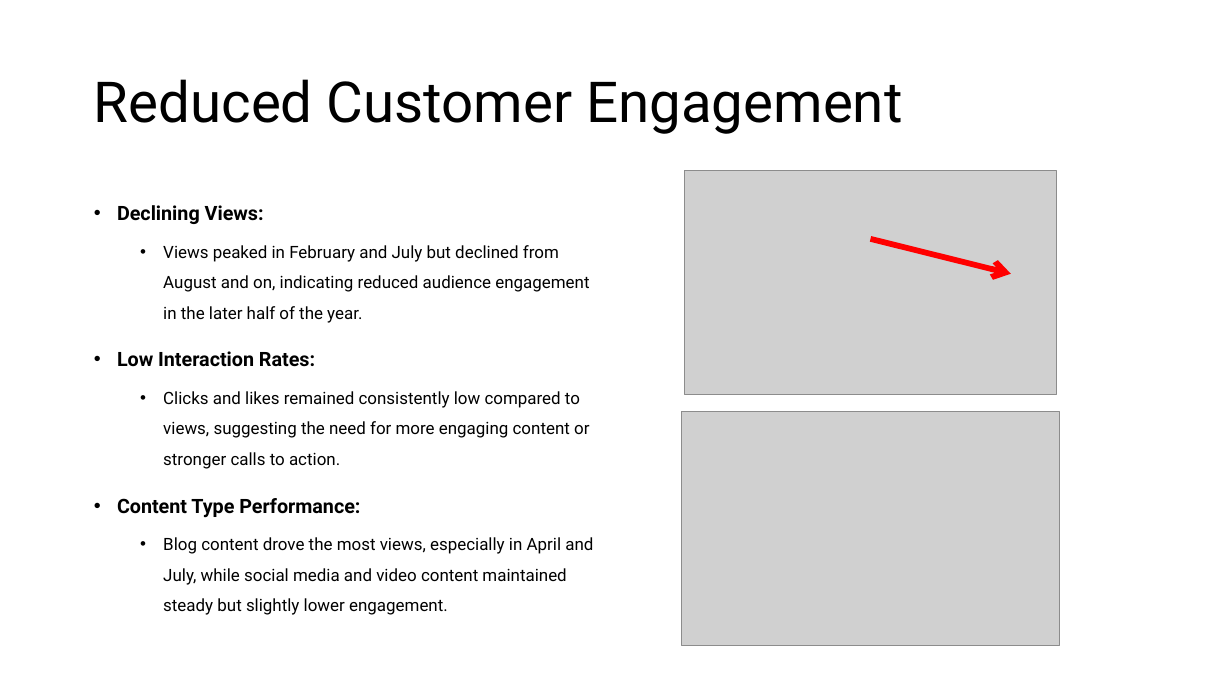
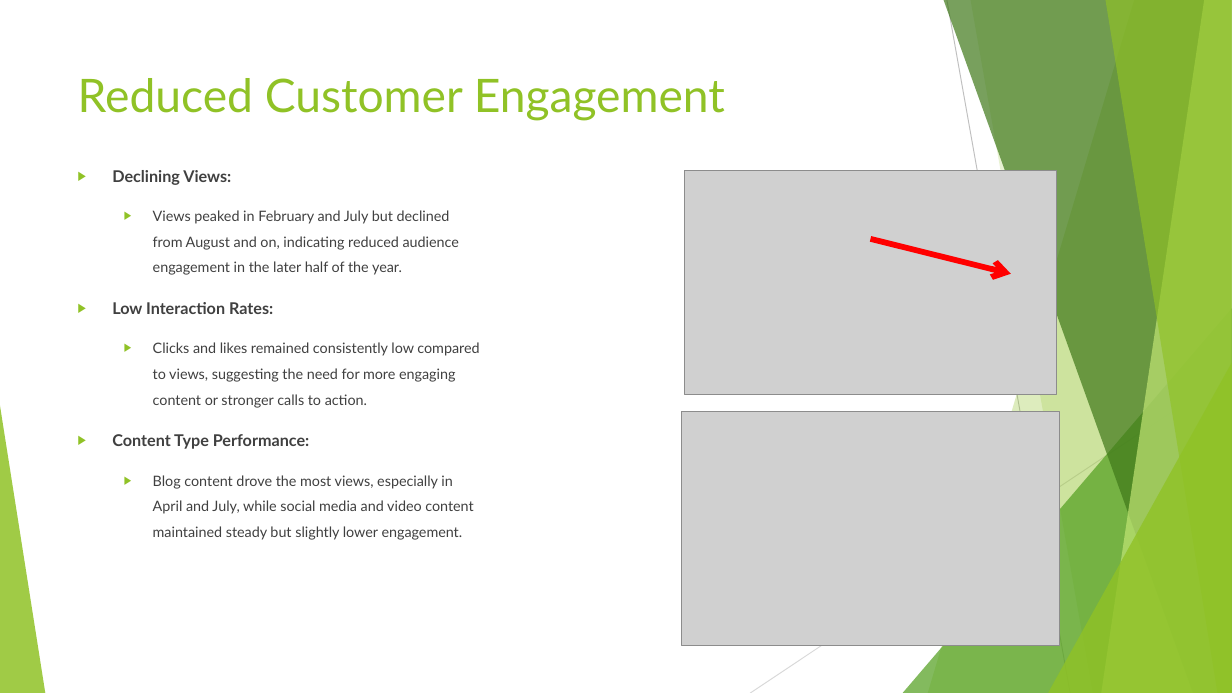
Before and after one commit to vijaypatidar123/-customer-feedback-marketing-analysis, a slide deck: slide 4 of 5. Presentation/Presentation Example.pptx. Drawn at 1232x693 pixels with LibreOffice and Linux fonts; fonts in the diff are those of the drawing; grey boxes stand for pictures. Boxes give left, top, right and bottom in pixels: in the first picture for what was removed or moved away, otherwise in the second. Text is boxed around its words. In the diff, an @@ line names an element or a change of style, - is before the commit and + after.

```diff
--- a/5. Presentation/Presentation Example.pptx
+++ b/5. Presentation/Presentation Example.pptx
@@ title "Reduced Customer Engagement": place and size @@
-title "Reduced Customer Engagement" at box(94, 79, 902, 134)
+title "Reduced Customer Engagement" at box(78, 78, 725, 121)
@@ title "Reduced Customer Engagement" at box(78, 78, 725, 121): size 44 to 36 pt, font Roboto to Lato, text colour #000000 to #90C226; line spacing 0.9 to 1; vertical alignment middle to top @@
@@ text "Declining Views:": place and size @@
-text "Declining Views:" at box(117, 205, 593, 615)
+text "Declining Views:" at box(112, 170, 479, 540)
@@ text "Declining Views:" at box(112, 170, 479, 540): size 15.4 to 12.6 pt in "Declining Views:", "Low Interaction Rates:", "Content Type Performance:"; font Roboto to Lato, text colour #000000 to #404040; size 13.2 to 11.2 pt in "Views peaked in February and July but ...", "Clicks and likes remained consistently low compared ...", "Blog content drove the most views, especially ..."; bullet • to ▶; more space between paragraphs @@
@@ group added at box(0, 0, 1232, 693): 5 freeform shapes, 3 triangles, 2 lines @@
```
Also in this commit, not shown: 5 other slides changed.
